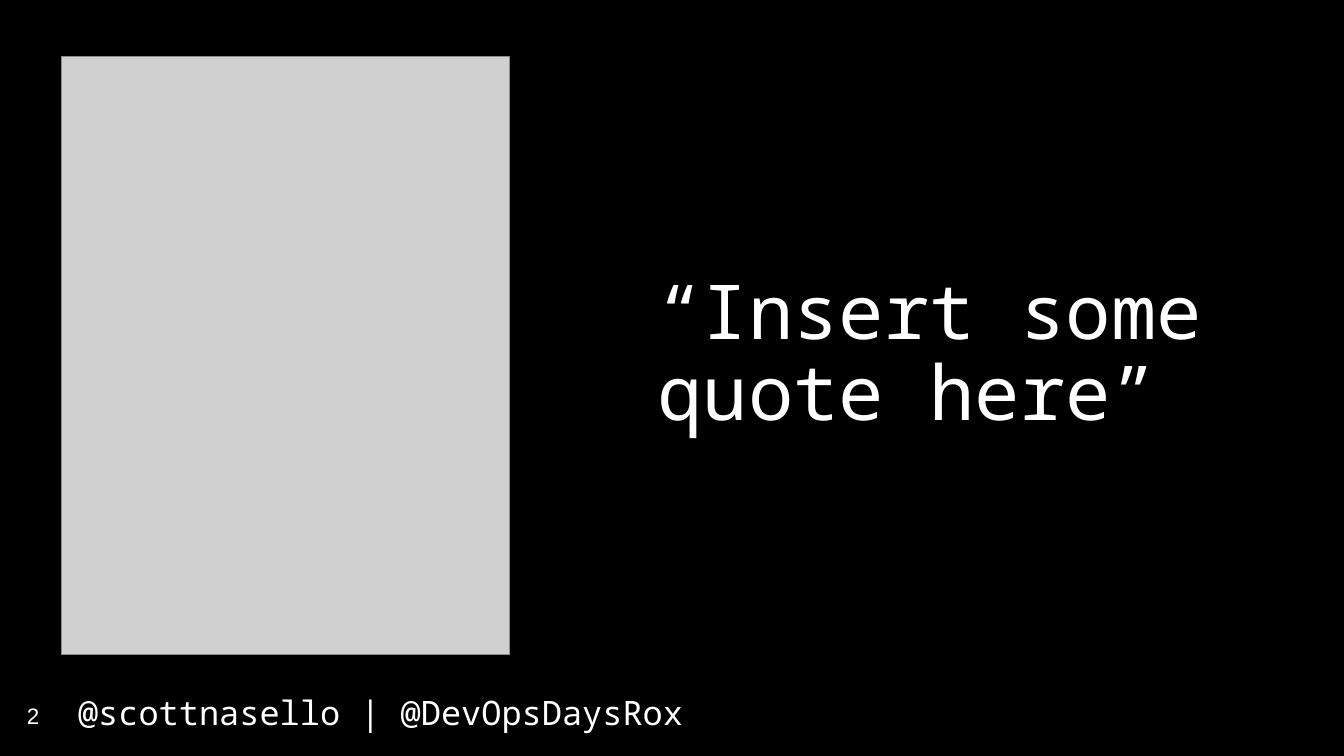
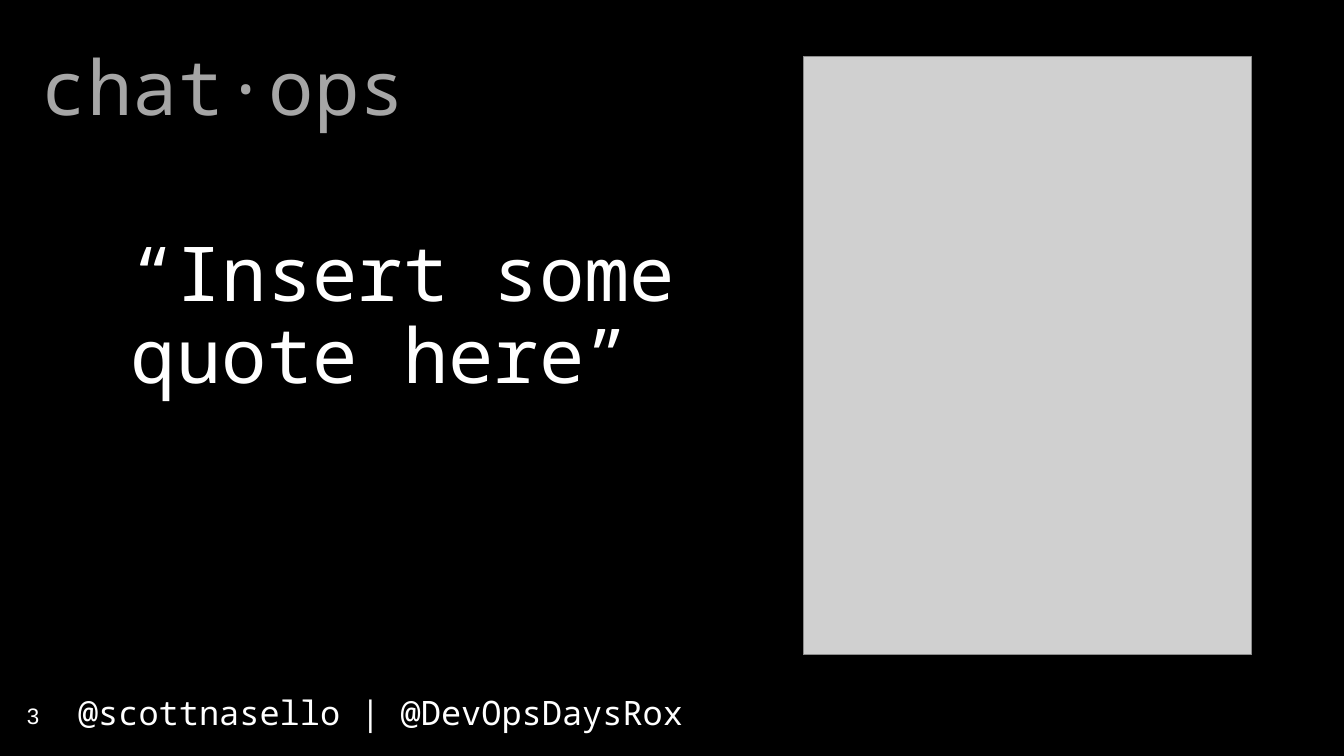
Before and after one commit to scottnasello/talks, a slide deck: slide 3 of 2017-04-10 Denver DevOpsDays/DevOpsDays Denver.pptx (slide 2 before the commit). Drawn at 1344x756 pixels with LibreOffice and Linux fonts; fonts in the diff are those of the drawing; grey boxes stand for pictures. Boxes give left, top, right and bottom in pixels: in the first picture for what was removed or moved away, otherwise in the second. Text is boxed around its words. In the diff, an @@ line names an element or a change of style, - is before the commit and + after.

Commit message:
tweaks

```diff
--- a/2017-04-10 Denver DevOpsDays/DevOpsDays Denver.pptx
+++ b/2017-04-10 Denver DevOpsDays/DevOpsDays Denver.pptx
@@ title "“Insert some quote here”": place and size @@
-title "“Insert some quote here”" at (657, 285, 1201, 438)
+title "“Insert some quote here”" at (131, 247, 675, 401)
@@ text added at (42, 57, 405, 133), 54 pt, text #A6A6A6 @@
+chat·ops
@@ picture: place and size @@
-picture at (62, 56, 510, 654)
+picture at (804, 56, 1252, 654)
@@ page number at (27, 708, 39, 725): text changed @@
-2
+3
```
Also in this commit, not shown: 13 other slides changed, 5 slides added, 5 slides removed.
